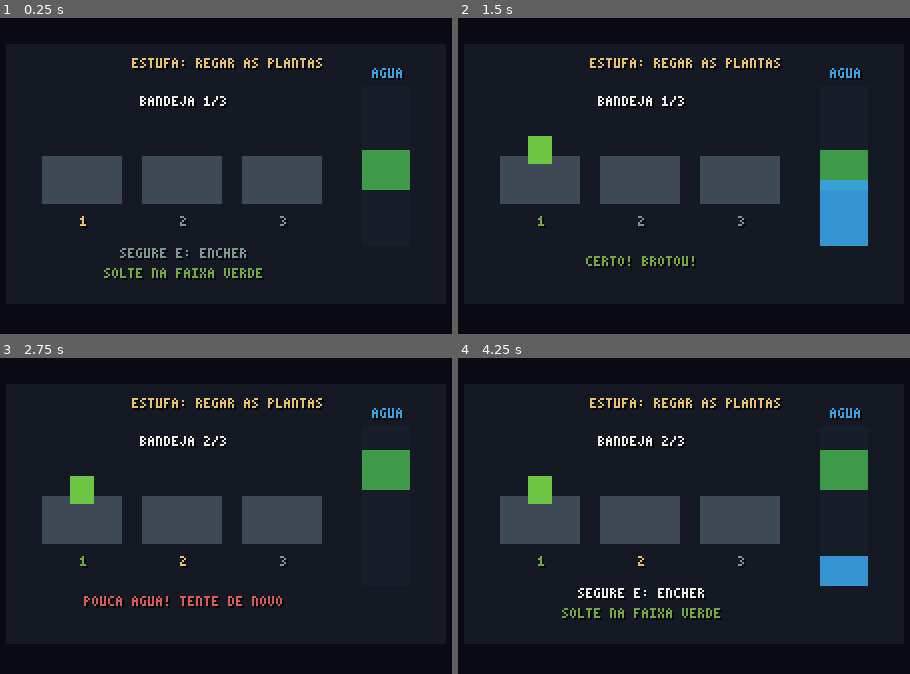
Above: before the commit, frames 1-4 (two rows, left to right).
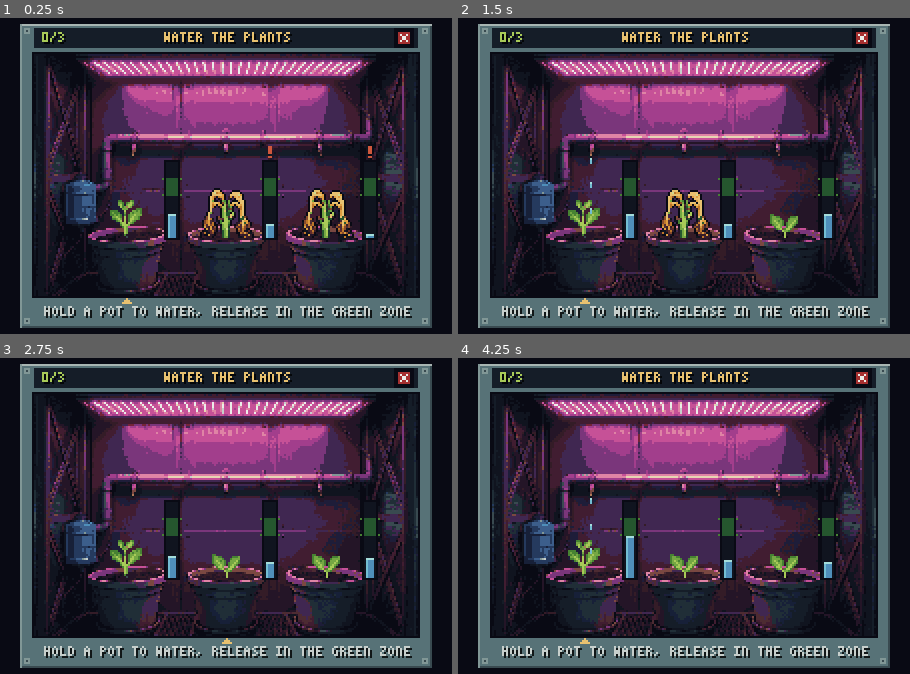
Above: after the commit, the same moments.

Repository: HattoriLoL/Artemis-Adventure
Game: Godot game, scene res://cenas/minigame_estufa.tscn
Same seed, same stepped clock (60 frames per second), same inputs: the game is played once before the commit and once after it. This scene is started directly instead of the project's main scene.
Inputs (mouse positions are in pixels of both pictures, inside the frame that each line leads up to):
- Up to frame 1 (0.25 s): no input
- Up to frame 2 (1.5 s): tap Enter at 0.5 s; move the mouse to (824, 157) at 0.52 s; hold D (direita, bound only after the commit) 0.53-1.28 s; hold E (usar) 0.53-1.28 s; click (824, 157) at 0.67 s; tap X at 0.8, 1.35 s; move the mouse to (557, 194) at 1.27 s; hold S from 1.28 s (still down); click (557, 194) at 1.42 s
- Up to frame 3 (2.75 s): tap J at 1.55, 2.1 s; move the mouse to (289, 437) at 2.02 s; release S at 2.03 s; hold D (direita, bound only after the commit) from 2.03 s (still down); click (289, 437) at 2.17 s; tap Enter at 2.3 s
- Up to frame 4 (4.25 s): move the mouse to (652, 588) at 2.77 s; release D (direita, bound only after the commit) at 2.78 s; hold W 2.78-3.53 s; tap Enter at 2.85 s; click (652, 588) at 2.92 s; tap E (usar) at 3.05 s; move the mouse to (873, 569) at 3.52 s; hold A (esquerda, bound only after the commit) from 3.53 s (still down); hold E (usar) from 3.53 s (still down); click (873, 569) at 3.67 s; tap X at 3.8 s; tap Escape (ui_cancel) at 4.15 s

The runs differ from the first frame. In frame 1, 54% of the frame differs, in the area x 4-96%, y 1-99%; in frame 2, 55%; in frame 3, 54%; in frame 4, 55%.

Commit message:
Minigame da estufa com a arte do PixelAi e textos do jogo em inglês
- Minigame refeito: 3 vasos de alface sob a luz de cultivo; segurar o clique no vaso (ou esquerda/direita + E)
  rega, soltar com a umidade na faixa verde faz a alface crescer (8 estágios animados); água demais encharca,
  sem água murcha. X ou Esc fecha sem concluir (sinal cancelou).
- O E que abre o minigame não conta como rega até ser solto (antes enchia na hora e dava POUCA AGUA).
- Modo demo resolve o minigame como um jogador (rega até a faixa, solta e espera crescer).
- Arte em assets/minigames/regar (paleta Apollo): canteiro, alface em 8 estágios + balanço, alface murcha.
- Textos do jogo em inglês: salas, tarefas, avisos e HUD.
- mapa.gd: tira variáveis sem uso (dia_atual, dia_plantio) e junta o fechamento do minigame em _fechar_minigame.

Diff:
--- a/jogo/cenas/minigame_estufa.tscn
+++ b/jogo/cenas/minigame_estufa.tscn
@@ -9,94 +9,5 @@
 anchor_bottom = 1.0
 grow_horizontal = 2
 grow_vertical = 2
+mouse_filter = 2
 script = ExtResource("1_estufa")
-
-[node name="Painel" type="ColorRect" parent="."]
-layout_mode = 0
-offset_left = 50.0
-offset_top = 24.0
-offset_right = 270.0
-offset_bottom = 154.0
-color = Color(0.0823529, 0.101961, 0.141176, 0.95)
-
-[node name="Bandeja1" type="ColorRect" parent="."]
-layout_mode = 0
-offset_left = 68.0
-offset_top = 80.0
-offset_right = 108.0
-offset_bottom = 104.0
-color = Color(0.247059, 0.282353, 0.333333, 1)
-
-[node name="Broto" type="ColorRect" parent="Bandeja1"]
-visible = false
-layout_mode = 0
-offset_left = 14.0
-offset_top = -10.0
-offset_right = 26.0
-offset_bottom = 4.0
-color = Color(0.423529, 0.772549, 0.262745, 1)
-
-[node name="Bandeja2" type="ColorRect" parent="."]
-layout_mode = 0
-offset_left = 118.0
-offset_top = 80.0
-offset_right = 158.0
-offset_bottom = 104.0
-color = Color(0.247059, 0.282353, 0.333333, 1)
-
-[node name="Broto" type="ColorRect" parent="Bandeja2"]
-visible = false
-layout_mode = 0
-offset_left = 14.0
-offset_top = -10.0
-offset_right = 26.0
-offset_bottom = 4.0
-color = Color(0.423529, 0.772549, 0.262745, 1)
-
-[node name="Bandeja3" type="ColorRect" parent="."]
-layout_mode = 0
-offset_left = 168.0
-offset_top = 80.0
-offset_right = 208.0
-offset_bottom = 104.0
-color = Color(0.247059, 0.282353, 0.333333, 1)
-
-[node name="Broto" type="ColorRect" parent="Bandeja3"]
-visible = false
-layout_mode = 0
-offset_left = 14.0
-offset_top = -10.0
-offset_right = 26.0
-offset_bottom = 4.0
-color = Color(0.423529, 0.772549, 0.262745, 1)
-
-[node name="Barra" type="ColorRect" parent="."]
-layout_mode = 0
-offset_left = 228.0
-offset_top = 45.0
-offset_right = 252.0
-offset_bottom = 125.0
-color = Color(0.0901961, 0.117647, 0.160784, 1)
-
-[node name="Faixa" type="ColorRect" parent="Barra"]
-layout_mode = 0
-offset_top = 20.0
-offset_right = 24.0
-offset_bottom = 40.0
-color = Color(0.266667, 0.690196, 0.301961, 0.85)
-
-[node name="Agua" type="ColorRect" parent="Barra"]
-layout_mode = 0
-offset_top = 80.0
-offset_right = 24.0
-offset_bottom = 80.0
-color = Color(0.219608, 0.635294, 0.898039, 0.9)
-
-[node name="Textos" type="Control" parent="."]
-layout_mode = 1
-anchors_preset = 15
-anchor_right = 1.0
-anchor_bottom = 1.0
-grow_horizontal = 2
-grow_vertical = 2
-mouse_filter = 2
--- a/jogo/mapa/mapa.json
+++ b/jogo/mapa/mapa.json
@@ -543,7 +543,7 @@
     44
    ],
    "trancada": true,
-   "aviso": "ECLUSA: SAIDA PARA A LUA"
+   "aviso": "AIRLOCK: EXIT TO THE MOON"
   }
  ],
  "inicio": [
--- a/jogo/salas/abrigo.json
+++ b/jogo/salas/abrigo.json
@@ -5,8 +5,8 @@
   400,
   240
  ],
- "titulo": "ABRIGO BLINDADO",
- "concluida": "ABRIGO PRONTO",
+ "titulo": "SHIELDED SHELTER",
+ "concluida": "SHELTER READY",
  "solidos": [
   [
    0,
@@ -124,7 +124,7 @@
    "id": "blindagem",
    "x": 246,
    "y": 144,
-   "texto": "REFORCAR A BLINDAGEM"
+   "texto": "REINFORCE THE SHIELDING"
   }
  ],
  "inicio": [
--- a/jogo/salas/energia.json
+++ b/jogo/salas/energia.json
@@ -5,8 +5,8 @@
   400,
   240
  ],
- "titulo": "SALA DE ENERGIA",
- "concluida": "ENERGIA RESTABELECIDA",
+ "titulo": "POWER ROOM",
+ "concluida": "POWER RESTORED",
  "solidos": [
   [
    0,
@@ -111,25 +111,25 @@
    "id": "baterias",
    "x": 295,
    "y": 66,
-   "texto": "TROCAR AS BATERIAS"
+   "texto": "SWAP THE BATTERIES"
   },
   {
    "id": "terminal",
    "x": 62,
    "y": 106,
-   "texto": "REINICIAR O TERMINAL"
+   "texto": "RESTART THE TERMINAL"
   },
   {
    "id": "distribuicao",
    "x": 318,
    "y": 136,
-   "texto": "AJUSTAR A DISTRIBUICAO"
+   "texto": "BALANCE THE POWER"
   },
   {
    "id": "tanques",
    "x": 100,
    "y": 128,
-   "texto": "CONFERIR OS TANQUES"
+   "texto": "CHECK THE TANKS"
   }
  ],
  "inicio": [
--- a/jogo/salas/estufa.json
+++ b/jogo/salas/estufa.json
@@ -5,8 +5,8 @@
   400,
   240
  ],
- "titulo": "ESTUFA",
- "concluida": "PLANTAS EM DIA",
+ "titulo": "GREENHOUSE",
+ "concluida": "PLANTS HEALTHY",
  "solidos": [
   [
    0,
@@ -172,7 +172,7 @@
    "id": "regar",
    "x": 192,
    "y": 120,
-   "texto": "REGAR AS PLANTAS"
+   "texto": "WATER THE PLANTS"
   }
  ],
  "inicio": [
--- a/jogo/salas/habitat.json
+++ b/jogo/salas/habitat.json
@@ -6,7 +6,7 @@
   240
  ],
  "titulo": "HABITAT",
- "concluida": "HABITAT EM ORDEM",
+ "concluida": "HABITAT IN ORDER",
  "solidos": [
   [
    0,
@@ -88,13 +88,13 @@
    "id": "refeicao",
    "x": 87,
    "y": 70,
-   "texto": "PREPARAR A REFEICAO"
+   "texto": "PREPARE A MEAL"
   },
   {
    "id": "agua",
    "x": 270,
    "y": 72,
-   "texto": "ABASTECER A AGUA"
+   "texto": "REFILL THE WATER"
   }
  ],
  "inicio": [
@@ -106,7 +106,7 @@
    "id": "cama",
    "x": 136,
    "y": 168,
-   "texto": "DORMIR",
+   "texto": "SLEEP",
    "acao": "dormir"
   }
  ]
--- a/jogo/salas/suporte.json
+++ b/jogo/salas/suporte.json
@@ -5,8 +5,8 @@
   400,
   240
  ],
- "titulo": "SUPORTE A VIDA",
- "concluida": "AR E AGUA EM DIA",
+ "titulo": "LIFE SUPPORT",
+ "concluida": "AIR AND WATER OK",
  "solidos": [
   [
    0,
@@ -124,19 +124,19 @@
    "id": "algas",
    "x": 108,
    "y": 120,
-   "texto": "CUIDAR DAS ALGAS"
+   "texto": "TEND THE ALGAE"
   },
   {
    "id": "gas",
    "x": 298,
    "y": 118,
-   "texto": "CONFERIR OS TANQUES DE GAS"
+   "texto": "CHECK THE GAS TANKS"
   },
   {
    "id": "oxigenio",
    "x": 276,
    "y": 70,
-   "texto": "AJUSTAR O OXIGENIO"
+   "texto": "ADJUST THE OXYGEN"
   }
  ],
  "inicio": [
--- a/jogo/scripts/mapa.gd
+++ b/jogo/scripts/mapa.gd
@@ -22,8 +22,6 @@
 var hud: Control
 var camada_ui: CanvasLayer
 var em_minigame := false
-var dia_atual := 1
-var dia_plantio := 0
 var aviso := ""
 var t_aviso := 0.0
 var demo := false
@@ -72,7 +70,7 @@
 		portas.append(porta)
 	_navegacao()
 	_interface()
-	_avisar("BASE LUNAR")
+	_avisar("LUNAR BASE")
 
 
 func _entradas() -> void:
@@ -224,7 +222,7 @@
 		for p in portas:
 			if p.trancada() and p.perto(jogador.global_position):
 				p.negar()
-				_avisar(str(p.dados.get("aviso", "PORTA TRANCADA")))
+				_avisar(str(p.dados.get("aviso", "DOOR LOCKED")))
 	hud.queue_redraw()
 
 
@@ -252,28 +250,33 @@
 	mg.demo = demo
 	camada_ui.add_child(mg)
 	mg.terminou.connect(func():
-		mg.queue_free()
-		em_minigame = false
-		hud.visible = true
-		jogador.set_physics_process(true)
-		dia_plantio = dia_atual
+		_fechar_minigame(mg)
 		_concluir_tarefa(tf)
 	)
+	# fechou no X ou no Esc: volta ao jogo sem concluir a tarefa
+	mg.cancelou.connect(func(): _fechar_minigame(mg))
+
+
+func _fechar_minigame(mg: Control) -> void:
+	mg.queue_free()
+	em_minigame = false
+	hud.visible = true
+	jogador.set_physics_process(true)
 
 
 func _concluir_tarefa(tf: Dictionary) -> void:
 	jogador.usar()
 	feitas[tf["id"]] = true
 	marcas[tf["id"]].visible = false
-	_avisar("FEITO: " + str(tf["texto"]))
+	_avisar("DONE: " + str(tf["texto"]))
 	var sala: String = tf["sala"]
 	var faltam := tarefas.filter(func(x): return x["sala"] == sala and not feitas.has(x["id"]))
 	if faltam.is_empty():
 		await get_tree().create_timer(1.2).timeout
-		_avisar(str(salas[sala]["dados"].get("concluida", "SALA EM DIA")))
+		_avisar(str(salas[sala]["dados"].get("concluida", "ROOM DONE")))
 	if feitas.size() == tarefas.size():
 		await get_tree().create_timer(2.4).timeout
-		_avisar("BASE EM ORDEM")
+		_avisar("BASE SECURED")
 		t_aviso = 999.0
 		_demo_fim()
 
@@ -290,7 +293,7 @@
 		tw.tween_property(self, "escuro", 0.0, 0.8)
 		await tw.finished
 		dormindo = false
-		_avisar("DESCANSADO")
+		_avisar("RESTED")
 		_demo_fim()
 
 
@@ -359,7 +362,7 @@
 # ---------------------------------------------------------------- interface
 func _desenha_hud() -> void:
 	var lista := []
-	var titulo := "TUNEL"
+	var titulo := "TUNNEL"
 	if sala_atual != "":
 		titulo = str(salas[sala_atual]["dados"].get("titulo", sala_atual))
 		lista = tarefas.filter(func(x): return x["sala"] == sala_atual)
--- a/jogo/scripts/minigame_estufa.gd
+++ b/jogo/scripts/minigame_estufa.gd
@@ -1,207 +1,296 @@
 extends Control
-## Minigame da estufa: regar 3 bandejas na medida certa.
+## Minigame da estufa (WATER THE PLANTS): 3 vasos de alface sob a luz de cultivo.
+## Segurar o clique num vaso (ou escolher com esquerda/direita e segurar E) faz a umidade subir; com ela na faixa
+## verde e a rega solta, a alface cresce até ficar pronta. Água demais encharca (o vaso escorre e é preciso esperar);
+## sem água a umidade cai sozinha e a planta murcha. Os 3 vasos prontos concluem a tarefa.
+## Arte do PixelAi (paleta Apollo) em res://assets/minigames/regar/; moldura, medidores e texto desenhados aqui.
+## Contrato com o mapa: sinal `terminou` (concluiu), sinal `cancelou` (fechou no X ou Esc) e a variável `demo`.
 
 signal terminou
+signal cancelou
 
 const Fonte = preload("res://scripts/fonte.gd")
-const TEXTO := Color("#ebede9")
+const TEX_CANTEIRO := preload("res://assets/minigames/regar/canteiro.png")
+const TEX_ALFACE := preload("res://assets/minigames/regar/alface.png")   # 8 estágios + 2 de balanço, 31x29
+const TEX_MURCHA := preload("res://assets/minigames/regar/alface_murcha.png")
+
+const PRETO := Color("#090a14")
+const NOITE := Color("#10141f")
+const FUNDO := Color("#151d28")
+const CINZA_ESC := Color("#394a50")
+const CINZA := Color("#577277")
+const METAL := Color("#819796")
+const METAL_CLARO := Color("#a8b5b2")
 const BRANCO := Color("#ebede9")
+const BRANCO_SUJO := Color("#c7cfcc")
 const AMARELO := Color("#e8c170")
-const VERDE := Color("#75a743")
-const CINZA := Color("#819796")
-const VERMELHO := Color("#d65b5b")
-const AZUL := Color("#38a2e5")
-
-const BARRA_ALTURA := 80.0
-const VELOCIDADE_ENCHER := 0.52
-
-# Faixas de acerto (min, max) para cada bandeja (0.0 a 1.0)
-const FAIXAS := [
-	{"min": 0.35, "max": 0.60},
-	{"min": 0.60, "max": 0.85},
-	{"min": 0.40, "max": 0.65}
-]
-
-enum Estado {
-	JOGANDO,
-	ACERTO,
-	MUITO_POUCO,
-	TRANSBORDOU,
-	CONCLUIDO
-}
-
-var demo := false   # no modo demo, o minigame se resolve sozinho
-
-var bandeja_atual := 0
-var nivel_agua := 0.0 # 0.0 a 1.0
-var estado: Estado = Estado.JOGANDO
-var t_espera := 0.0
-
-@onready var painel: ColorRect = $Painel
-@onready var bandejas: Array = [$Bandeja1, $Bandeja2, $Bandeja3]
-@onready var brotos: Array = [$Bandeja1/Broto, $Bandeja2/Broto, $Bandeja3/Broto]
-@onready var barra: ColorRect = $Barra
-@onready var faixa: ColorRect = $Barra/Faixa
-@onready var agua: ColorRect = $Barra/Agua
-@onready var textos: Control = $Textos
+const VERDE_ESC := Color("#25562e")
+const VERDE := Color("#468232")
+const VERDE_LIMA := Color("#a8ca58")
+const AGUA := Color("#4f8fba")
+const AGUA_CLARA := Color("#73bed3")
+const AGUA_BRILHO := Color("#a4dddb")
+const VERMELHO := Color("#a53030")
+const VERMELHO_CLARO := Color("#cf573c")
+
+const PAINEL := Rect2(56, 13, 208, 154)
+const JANELA := Vector2(64, 29)                 # canto do canteiro (192x121) na tela
+const BOTAO_X := Rect2(245, 17, 8, 8)
+const VASOS := [46, 96, 146]                    # centro de cada vaso, no canteiro
+const BICOS := [49, 95, 143]                    # gotejador de cada vaso
+const MEDIDORES := [66, 115, 165]
+const Y_BICO := 49
+const Y_TERRA := 91
+const Y_MED := 54
+const ALT_MED := 38
+const QUADRO := Vector2(31, 29)
+
+const FAIXA := Vector2(0.55, 0.78)              # umidade certa
+const ENCHE := 0.42                             # por segundo, regando
+const SECA := 0.035                             # por segundo, evaporando sob o LED
+const ESCORRE := 0.3                            # por segundo, encharcado
+const SECO := 0.2                               # abaixo disso a planta murcha
+const ESPERA_FAIXA := 0.6                       # tempo na faixa, sem regar, para começar a crescer
+const PASSO_CRESCER := 0.22                     # tempo de cada estágio ao crescer
+
+var demo := false
+var vasos := []
+var sel := 0
+var regando := -1
+var e_liberado := false                         # o E que abriu o minigame ainda pode estar apertado
+var t := 0.0
+var t_fim := -1.0
+var aviso := ""
+var cor_aviso := BRANCO
+var t_aviso := 0.0
 
 
 func _ready() -> void:
-	_criar_tecla_usar()
-	textos.draw.connect(_desenhar_textos)
-	_configurar_bandeja(0)
-
-
-func _configurar_bandeja(idx: int) -> void:
-	bandeja_atual = idx
-	nivel_agua = 0.0
-	estado = Estado.JOGANDO
-	_atualizar_faixa()
-	_atualizar_agua()
-
-
-func _atualizar_faixa() -> void:
-	if bandeja_atual >= FAIXAS.size():
+	mouse_filter = Control.MOUSE_FILTER_IGNORE
+	_criar_teclas()
+	for v in [[0.32, 3], [0.18, 2], [0.06, 2]]:
+		vasos.append({"nivel": v[0], "estagio": v[1], "pronto": false, "crescendo": false, "t_faixa": 0.0,
+			"t_cresce": 0.0, "pulo": 0.0, "encharcado": false})
+
+
+func _input(ev: InputEvent) -> void:
+	if t_fim >= 0.0 or demo:
 		return
-	var f: Dictionary = FAIXAS[bandeja_atual]
-	var y_topo: float = BARRA_ALTURA - (f["max"] * BARRA_ALTURA)
-	var h: float = (f["max"] - f["min"]) * BARRA_ALTURA
-	faixa.position = Vector2(0, y_topo)
-	faixa.size = Vector2(barra.size.x, h)
-
-
-func _atualizar_agua() -> void:
-	var h: float = clampf(nivel_agua, 0.0, 1.0) * BARRA_ALTURA
-	agua.size = Vector2(barra.size.x, h)
-	agua.position = Vector2(0, BARRA_ALTURA - h)
+	if ev is InputEventMouseButton and ev.pressed and ev.button_index == MOUSE_BUTTON_LEFT:
+		if BOTAO_X.grow(1).has_point(get_local_mouse_position()):
+			cancelou.emit()
+	elif ev.is_action_pressed("ui_cancel"):
+		cancelou.emit()
 
 
 func _process(delta: float) -> void:
-	if estado == Estado.CONCLUIDO:
-		t_espera -= delta
-		if t_espera <= 0.0:
+	t += delta
+	t_aviso = maxf(0.0, t_aviso - delta)
+	if t_fim >= 0.0:
+		t_fim -= delta
+		_animar(delta)
+		queue_redraw()
+		if t_fim < 0.0:
+			set_process(false)
 			terminou.emit()
-			set_process(false)
-		textos.queue_redraw()
 		return
-
-	if estado in [Estado.MUITO_POUCO, Estado.TRANSBORDOU]:
-		t_espera -= delta
-		nivel_agua = maxf(0.0, nivel_agua - delta * 2.2)
-		_atualizar_agua()
-		if t_espera <= 0.0:
-			nivel_agua = 0.0
-			_atualizar_agua()
-			estado = Estado.JOGANDO
-		textos.queue_redraw()
+	regando = _quem_rega()
+	for i in vasos.size():
+		_atualizar(i, delta)
+	_animar(delta)
+	if vasos.all(func(v): return v["pronto"]):
+		t_fim = 1.6
+		_avisar("PLANTS WATERED!", VERDE_LIMA, 2.0)
+	queue_redraw()
+
+
+func _quem_rega() -> int:
+	if demo:  # como um jogador: rega o vaso até o meio da faixa, solta e espera crescer; depois o próximo
+		for i in vasos.size():
+			var v: Dictionary = vasos[i]
+			if not v["pronto"] and not v["crescendo"]:
+				sel = i
+				if v["nivel"] >= 0.68:
+					v["demo_solto"] = true
+				elif v["nivel"] < FAIXA.x:
+					v["demo_solto"] = false
+				return -1 if v.get("demo_solto", false) or v["encharcado"] else i
+		return -1
+	if not Input.is_action_pressed("usar"):
+		e_liberado = true
+	if Input.is_action_just_pressed("esquerda"):
+		sel = (sel + vasos.size() - 1) % vasos.size()
+	if Input.is_action_just_pressed("direita"):
+		sel = (sel + 1) % vasos.size()
+	if Input.is_mouse_button_pressed(MOUSE_BUTTON_LEFT):
+		var m := get_local_mouse_position()
+		for i in vasos.size():
+			if _area_vaso(i).has_point(m):
+				sel = i
+				return i
+	if e_liberado and Input.is_action_pressed("usar"):
+		return sel
+	return -1
+
+
+func _area_vaso(i: int) -> Rect2:
+	return Rect2(JANELA + Vector2(VASOS[i] - 22, 52), Vector2(44, 69))
+
+
+func _atualizar(i: int, delta: float) -> void:
+	var v: Dictionary = vasos[i]
+	if v["pronto"] or v["crescendo"]:
 		return
-
-	if estado == Estado.ACERTO:
-		t_espera -= delta
-		if t_espera <= 0.0:
-			if bandeja_atual + 1 < 3:
-				_configurar_bandeja(bandeja_atual + 1)
-			else:
-				_finalizar()
-		textos.queue_redraw()
-		return
-
-	# Estado JOGANDO
-	var segurando := false
-	if demo:
-		var f: Dictionary = FAIXAS[bandeja_atual]
-		var alvo: float = (f["min"] + f["max"]) / 2.0
-		if nivel_agua < alvo:
-			segurando = true
-	else:
-		segurando = Input.is_action_pressed("usar")
-
-	if segurando:
-		nivel_agua += delta * VELOCIDADE_ENCHER
-		if nivel_agua >= 1.0:
-			nivel_agua = 1.0
-			_atualizar_agua()
-			_falhar(Estado.TRANSBORDOU)
-			textos.queue_redraw()
-			return
-		_atualizar_agua()
-	else:
-		if demo and nivel_agua > 0.0:
-			_soltar()
-		elif not demo and Input.is_action_just_released("usar"):
-			_soltar()
-
-	textos.queue_redraw()
-
-
-func _soltar() -> void:
-	if estado != Estado.JOGANDO:
-		return
-	if nivel_agua <= 0.02:
-		return
-
-	var f: Dictionary = FAIXAS[bandeja_atual]
-	if nivel_agua < f["min"]:
-		_falhar(Estado.MUITO_POUCO)
-	elif nivel_agua <= f["max"]:
-		_acertar()
-	else:
-		_falhar(Estado.TRANSBORDOU)
-
-
-func _acertar() -> void:
-	estado = Estado.ACERTO
-	t_espera = 0.6
-	brotos[bandeja_atual].visible = true
-
-
-func _falhar(novo_estado: Estado) -> void:
-	estado = novo_estado
-	t_espera = 0.75
-
-
-func _finalizar() -> void:
-	estado = Estado.CONCLUIDO
-	t_espera = 1.8
-	faixa.visible = false
-	agua.visible = false
-
-
-func _desenhar_textos() -> void:
-	Fonte.centralizado(textos, "ESTUFA: REGAR AS PLANTAS", 160, 31, AMARELO)
-
-	if estado == Estado.CONCLUIDO:
-		Fonte.centralizado(textos, "PLANTIO FEITO", 160, 70, VERDE, 2)
-		Fonte.centralizado(textos, "AS PLANTAS CRESCERAO NOS PROXIMOS DIAS", 160, 95, TEXTO)
-		return
-
-	Fonte.centralizado(textos, "BANDEJA %d/3" % (bandeja_atual + 1), 138, 50, TEXTO)
-
-	for i in 3:
-		var bx: float = bandejas[i].position.x + bandejas[i].size.x / 2.0
-		var cor_num: Color = VERDE if brotos[i].visible else (AMARELO if i == bandeja_atual else CINZA)
-		Fonte.centralizado(textos, "%d" % (i + 1), bx, 110, cor_num)
-
-	Fonte.centralizado(textos, "AGUA", barra.position.x + barra.size.x / 2.0, 36, AZUL)
-
-	match estado:
-		Estado.JOGANDO:
-			Fonte.centralizado(textos, "SEGURE E: ENCHER", 138, 126, BRANCO if Input.is_action_pressed("usar") else CINZA)
-			Fonte.centralizado(textos, "SOLTE NA FAIXA VERDE", 138, 136, VERDE)
-		Estado.MUITO_POUCO:
-			Fonte.centralizado(textos, "POUCA AGUA! TENTE DE NOVO", 138, 130, VERMELHO)
-		Estado.TRANSBORDOU:
-			Fonte.centralizado(textos, "TRANSBORDOU! TENTE DE NOVO", 138, 130, VERMELHO)
-		Estado.ACERTO:
-			Fonte.centralizado(textos, "CERTO! BROTOU!", 138, 130, VERDE)
-
-
-func _criar_tecla_usar() -> void:
-	# para a cena rodar sozinha com F6: no jogo, quem cria a tecla é o mapa
-	if InputMap.has_action("usar"):
-		return
-	InputMap.add_action("usar")
-	for k in [KEY_E, KEY_X, KEY_J, KEY_ENTER]:
-		var ev := InputEventKey.new()
-		ev.physical_keycode = k
-		InputMap.action_add_event("usar", ev)
+	if v["encharcado"]:
+		v["nivel"] -= ESCORRE * delta
+		if v["nivel"] < 0.8:
+			v["encharcado"] = false
+	elif i == regando:
+		v["nivel"] += ENCHE * delta
+		if v["nivel"] >= 0.97:
+			v["encharcado"] = true
+			_avisar("TOO MUCH WATER! WAIT FOR IT TO DRAIN", VERMELHO_CLARO, 1.8)
+	else:
+		v["nivel"] -= SECA * delta
+	v["nivel"] = clampf(v["nivel"], 0.0, 1.0)
+	var na_faixa: bool = v["nivel"] >= FAIXA.x and v["nivel"] <= FAIXA.y
+	if na_faixa and i != regando and not v["encharcado"]:
+		v["t_faixa"] += delta
+		if v["t_faixa"] >= ESPERA_FAIXA:
+			v["crescendo"] = true
+	else:
+		v["t_faixa"] = 0.0
+
+
+func _animar(delta: float) -> void:
+	for v in vasos:
+		v["pulo"] = maxf(0.0, v["pulo"] - delta)
+		if not v["crescendo"]:
+			continue
+		v["t_cresce"] += delta
+		if v["t_cresce"] >= PASSO_CRESCER:
+			v["t_cresce"] = 0.0
+			v["estagio"] += 1
+			v["pulo"] = 0.07
+			if v["estagio"] >= 7:
+				v["estagio"] = 7
+				v["crescendo"] = false
+				v["pronto"] = true
+
+
+func _avisar(txt: String, cor: Color, dur: float) -> void:
+	aviso = txt
+	cor_aviso = cor
+	t_aviso = dur
+
+
+# ---------------------------------------------------------------- desenho
+func _draw() -> void:
+	draw_rect(Rect2(0, 0, 320, 180), Color(PRETO, 0.68))
+	_moldura()
+	var feitos := vasos.filter(func(v): return v["pronto"]).size()
+	Fonte.centralizado(self, "WATER THE PLANTS", PAINEL.position.x + PAINEL.size.x / 2.0, PAINEL.position.y + 5,
+		AMARELO)
+	Fonte.desenhar(self, "%d/3" % feitos, PAINEL.position + Vector2(12, 5), VERDE_LIMA)
+	draw_rect(BOTAO_X.grow(1), PRETO)
+	draw_rect(BOTAO_X.grow(0).grow_individual(-1, -1, -1, -1), VERMELHO)
+	for k in 4:
+		draw_rect(Rect2(BOTAO_X.position + Vector2(2 + k, 2 + k), Vector2.ONE), BRANCO)
+		draw_rect(Rect2(BOTAO_X.position + Vector2(5 - k, 2 + k), Vector2.ONE), BRANCO)
+	draw_rect(Rect2(JANELA - Vector2.ONE, Vector2(194, 123)), PRETO)
+	draw_texture(TEX_CANTEIRO, JANELA)
+	for i in vasos.size():
+		_vaso(i)
+	var y_txt := JANELA.y + 126
+	if t_aviso > 0.0:
+		Fonte.centralizado(self, aviso, 160, y_txt, cor_aviso)
+	else:
+		Fonte.centralizado(self, "HOLD A POT TO WATER, RELEASE IN THE GREEN ZONE", 160, y_txt, BRANCO_SUJO)
+
+
+func _moldura() -> void:
+	var p := PAINEL
+	draw_rect(p, PRETO)
+	draw_rect(p.grow(-1), CINZA)
+	draw_rect(Rect2(p.position + Vector2(1, 1), Vector2(p.size.x - 2, 1)), METAL_CLARO)
+	draw_rect(Rect2(p.position + Vector2(1, 1), Vector2(1, p.size.y - 2)), METAL)
+	draw_rect(Rect2(p.position + Vector2(2, p.size.y - 2), Vector2(p.size.x - 3, 1)), CINZA_ESC)
+	draw_rect(Rect2(p.position + Vector2(p.size.x - 2, 2), Vector2(1, p.size.y - 3)), CINZA_ESC)
+	for c in [Vector2(3, 3), Vector2(p.size.x - 6, 3), Vector2(3, p.size.y - 6), Vector2(p.size.x - 6, p.size.y - 6)]:
+		draw_rect(Rect2(p.position + c, Vector2(3, 3)), METAL)
+		draw_rect(Rect2(p.position + c + Vector2.ONE, Vector2.ONE), CINZA_ESC)
+	draw_rect(Rect2(p.position + Vector2(8, 3), Vector2(p.size.x - 16, 10)), FUNDO)
+
+
+func _vaso(i: int) -> void:
+	var v: Dictionary = vasos[i]
+	var cx: float = JANELA.x + VASOS[i]
+	var terra: float = JANELA.y + Y_TERRA
+	# planta
+	if not v["pronto"] and not v["crescendo"] and v["nivel"] < SECO:
+		draw_texture(TEX_MURCHA, Vector2(cx - TEX_MURCHA.get_width() / 2, terra - TEX_MURCHA.get_height() + 1))
+	else:
+		var q: int = v["estagio"]
+		if v["pronto"]:
+			q = [8, 7, 9, 7][int(t / 0.3) % 4]          # balanço da planta pronta
+		var alto := QUADRO.y + (1.0 if v["pulo"] > 0.0 else 0.0)
+		draw_texture_rect_region(TEX_ALFACE, Rect2(cx - 15, terra - alto + 1, QUADRO.x, alto),
+			Rect2(Vector2(q * QUADRO.x, 0), QUADRO))
+	# água encharcada em cima da terra
+	if v["encharcado"]:
+		draw_rect(Rect2(cx - 14, terra - 1, 28, 2), AGUA)
+		draw_rect(Rect2(cx - 10, terra - 1, 6, 1), AGUA_BRILHO)
+	# gotas caindo do gotejador
+	if i == regando:
+		var bx: float = JANELA.x + BICOS[i]
+		var queda: float = Y_TERRA - Y_BICO - 4
+		for k in 3:
+			var gy: float = JANELA.y + Y_BICO + 2 + fmod(t * 60.0 + k * 13.0, queda)
+			draw_rect(Rect2(bx, gy, 1, 2), AGUA_CLARA)
+			draw_rect(Rect2(bx, gy - 1, 1, 1), AGUA_BRILHO)
+	_medidor(i)
+	# vaso escolhido pelo teclado
+	if not demo and not v["pronto"] and i == sel:
+		var y := JANELA.y + 122
+		for k in 3:
+			draw_rect(Rect2(cx - k, y + k, 1 + 2 * k, 1), AMARELO)
+
+
+func _medidor(i: int) -> void:
+	var v: Dictionary = vasos[i]
+	var x: float = JANELA.x + MEDIDORES[i]
+	var topo: float = JANELA.y + Y_MED
+	draw_rect(Rect2(x - 1, topo - 1, 8, ALT_MED + 2), PRETO)
+	draw_rect(Rect2(x, topo, 6, ALT_MED), NOITE)
+	var f0 := topo + ALT_MED - roundf(ALT_MED * FAIXA.y)
+	var f1 := topo + ALT_MED - roundf(ALT_MED * FAIXA.x)
+	draw_rect(Rect2(x, f0, 6, f1 - f0), VERDE_ESC)
+	var marca := VERDE_LIMA if v["pronto"] else VERDE
+	for mx in [x - 2, x + 7]:
+		draw_rect(Rect2(mx, f0, 1, 1), marca)
+		draw_rect(Rect2(mx, f1 - 1, 1, 1), marca)
+	var h := roundf(ALT_MED * float(v["nivel"]))
+	if h > 0:
+		draw_rect(Rect2(x + 1, topo + ALT_MED - h, 4, h), AGUA)
+		draw_rect(Rect2(x + 1, topo + ALT_MED - h, 4, 1), AGUA_BRILHO)
+		if h > 1:
+			draw_rect(Rect2(x + 1, topo + ALT_MED - h + 1, 1, h - 1), AGUA_CLARA)
+	if v["pronto"]:
+		for pt in [Vector2(1, -5), Vector2(2, -4), Vector2(3, -5), Vector2(4, -6), Vector2(5, -7)]:
+			draw_rect(Rect2(Vector2(x, topo) + pt, Vector2.ONE), VERDE_LIMA)
+	elif (v["encharcado"] or v["nivel"] < SECO) and int(t * 4.0) % 2 == 0:
+		draw_rect(Rect2(x + 2, topo - 8, 2, 4), VERMELHO_CLARO)
+		draw_rect(Rect2(x + 2, topo - 3, 2, 1), VERMELHO_CLARO)
+
+
+func _criar_teclas() -> void:
+	# para a cena rodar sozinha com F6: no jogo, quem cria as teclas é o mapa
+	var m := {"usar": [KEY_E, KEY_X, KEY_J, KEY_ENTER], "esquerda": [KEY_A, KEY_LEFT], "direita": [KEY_D, KEY_RIGHT]}
+	for acao in m:
+		if InputMap.has_action(acao):
+			continue
+		InputMap.add_action(acao)
+		for k in m[acao]:
+			var ev := InputEventKey.new()
+			ev.physical_keycode = k
+			InputMap.action_add_event(acao, ev)
Binary file added: jogo/assets/minigames/regar/alface.png
Not shown, added: jogo/assets/minigames/regar/alface.png.import
Binary file added: jogo/assets/minigames/regar/alface_murcha.png
Not shown, added: jogo/assets/minigames/regar/alface_murcha.png.import
Binary file added: jogo/assets/minigames/regar/canteiro.png
Not shown, added: jogo/assets/minigames/regar/canteiro.png.import
